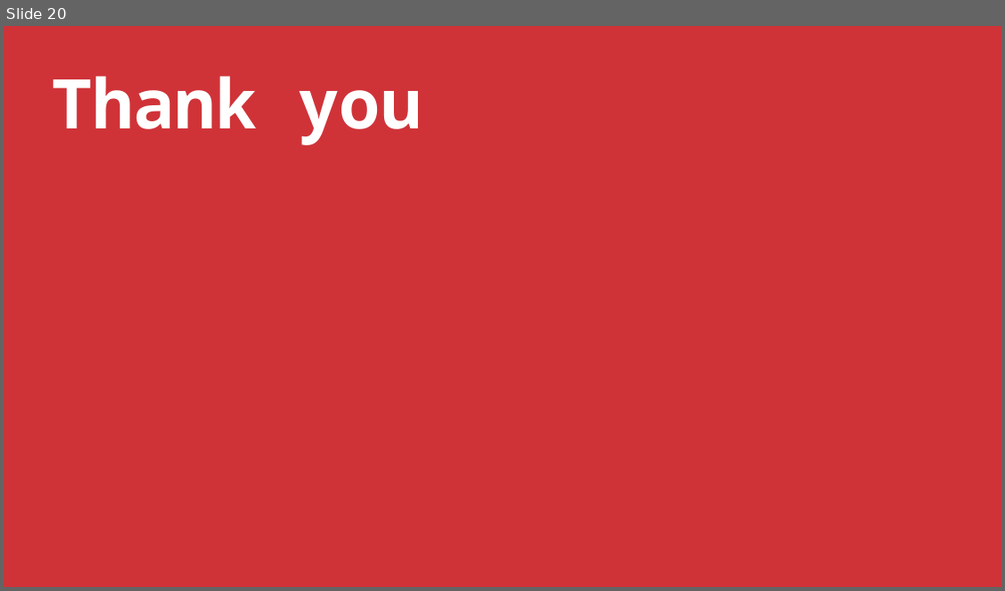
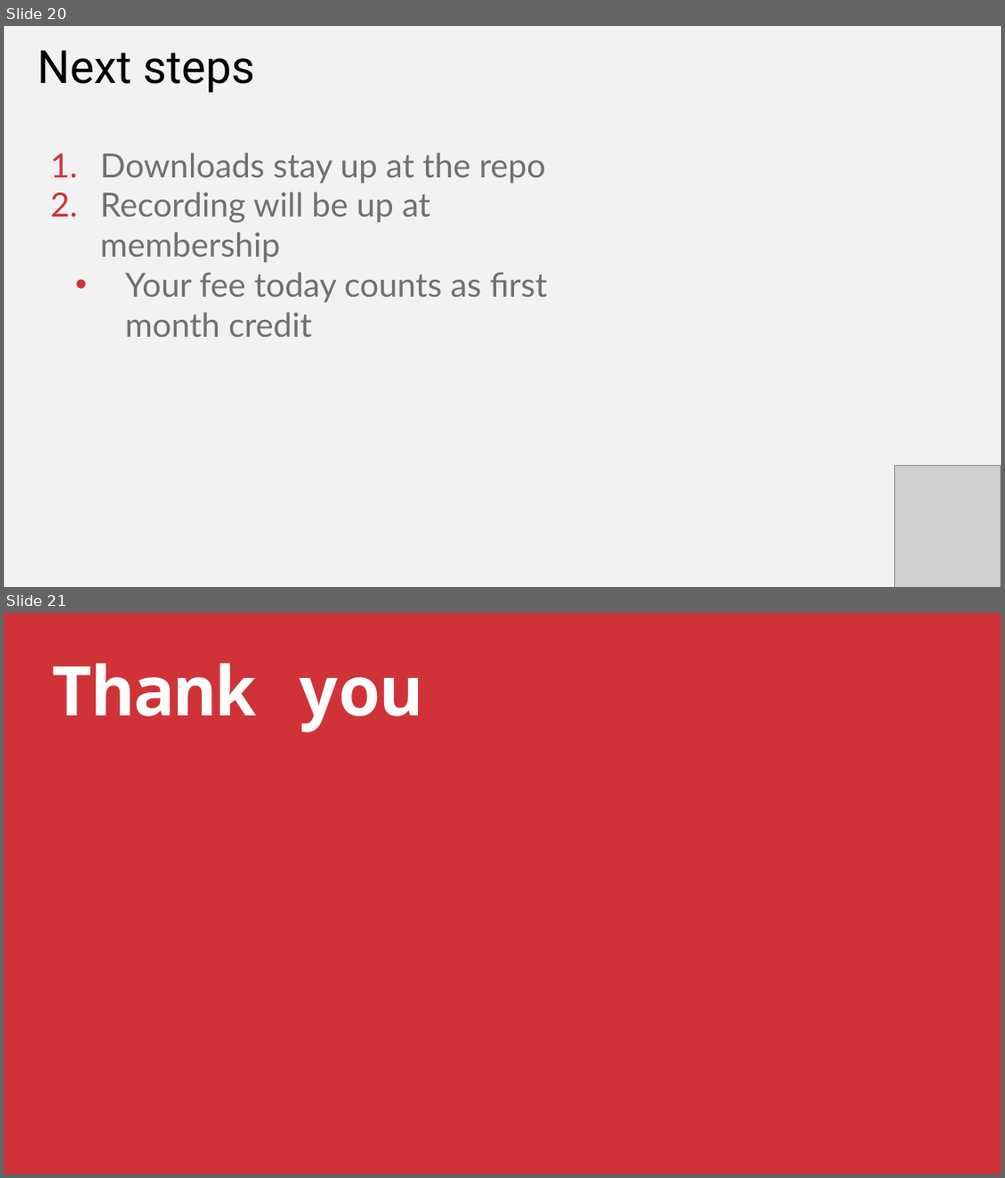
Before and after one commit to stringfestdata/copilot-excel-practical-prompting-patterns, a slide deck: Practial Prompt Patterns Slides.pptx. Shown one above the other, each under a label of ours: slide 20 before the commit, slides 20 and 21 after it. The pictures are 1005x591 and 1005x1178 pixels, drawn with LibreOffice and Linux fonts; fonts in the diff are those of the drawing; grey boxes stand for pictures. Boxes give left, top, right and bottom in pixels: in the first picture for what was removed or moved away, otherwise in the second. Text is boxed around its words. In the diff, an @@ line names an element or a change of style, - is before the commit and + after.

```diff
--- a/Practial Prompt Patterns Slides.pptx
+++ b/Practial Prompt Patterns Slides.pptx
@@ slide 20 added at box(4, 26, 1001, 587), background #F2F2F2 @@
@@ text added at box(37, 50, 255, 93), 66 pt, text #000000 @@
+Next steps
@@ text added at box(100, 152, 547, 337), 48 pt, text #707070 @@
+1. Downloads stay up at the repo
+2. Recording will be up at membership
+  • Your fee today counts as first month credit
@@ picture added at box(895, 465, 1000, 587) @@
@@ what was slide 20 is now slide 21 @@
```
